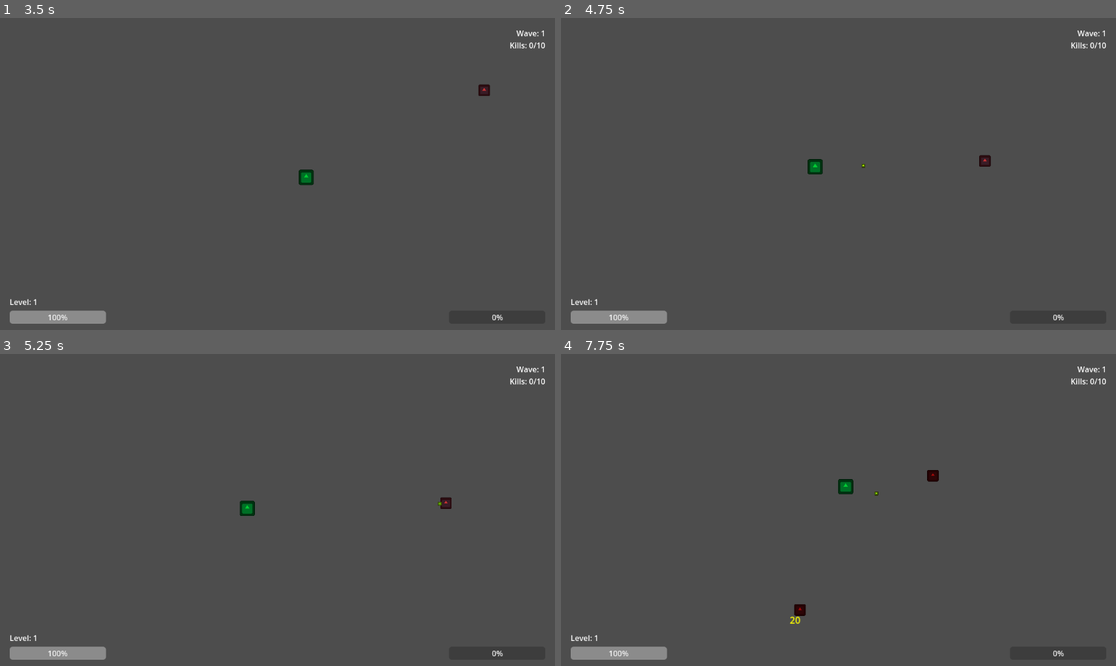
Above: before the commit, frames 1-4 (two rows, left to right).
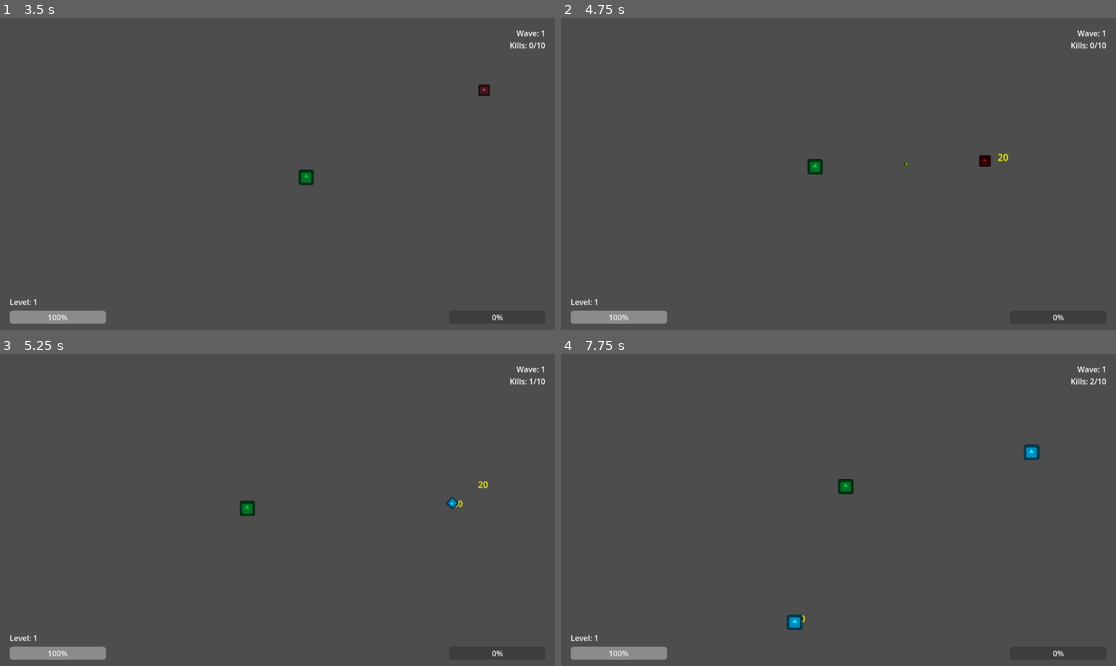
Above: after the commit, the same moments.

Repository: JohnAndante/nospheratus-must-die
Game: Godot game, scene res://scenes/MainMenu.tscn
Same seed, same stepped clock (60 frames per second), same inputs: the game is played once before the commit and once after it. The engine's default icon, where the game draws it, is replaced by a stand-in: a white triangle on a blue panel in a dark square.
Inputs:
- Up to frame 1 (3.5 s): click "Jogar" at 0.5 s; tap Enter (ui_accept) at 1.25, 1.52, 2.27 s; hold D (move_right) 1.28-2.03 s; hold S (move_down) 2.03-2.78 s; hold D (move_right) from 2.78 s (still down)
- Up to frame 2 (4.75 s): release D (move_right) at 3.53 s; hold W (move_up) 3.53-4.28 s; tap Enter (ui_accept) at 3.77, 4.52 s; hold A (move_left) from 4.28 s (still down)
- Up to frame 3 (5.25 s): keep holding A (move_left)
- Up to frame 4 (7.75 s): tap Enter (ui_accept) at 5.27, 6.77, 7.52 s; release A (move_left) at 5.78 s; hold S (move_down) 5.78-6.53 s; hold D (move_right) 6.53-7.28 s; hold W (move_up) from 7.28 s (still down)

Frame 1 is identical in both runs. In frame 2, less than 0.1% of the frame differs, in the area x 54-81%, y 43-49%; in frame 3, 0.2%; in frame 4, 0.5%, in the area x 40-97%, y 8-89%.

Commit message:
#1 - chore: Improved weapons and bullets system

Diff:
--- a/scripts/Bullet.gd
+++ b/scripts/Bullet.gd
@@ -2,12 +2,14 @@
 
 @export var speed = 400.0
 @export var damage = 20
+@export var penetration = 0
 
 var direction = Vector2.RIGHT
+var initial_penetration = 0
 
 func _ready():
 	rotation = direction.angle()
-	pass
+	initial_penetration = penetration
 
 func _physics_process(delta):
 	position += direction * speed * delta
@@ -15,10 +17,20 @@
 # Detecção de colisão
 func _on_body_entered(body):
 	if body.is_in_group("enemies"):
+
 		if body.has_method("take_damage"):
 			body.take_damage(damage)
-		call_deferred("queue_free")
+
+		if penetration > 0:
+			penetration -= 1
+			return
+		else:
+			call_deferred("queue_free")
 
 # Timeout para remover o objeto, referenciado do LifeTimer
 func _on_life_timer_timeout():
 	call_deferred("queue_free")
+
+func set_penetration(value: int):
+	penetration = value
+	initial_penetration = value
--- a/scripts/Player.gd
+++ b/scripts/Player.gd
@@ -20,12 +20,10 @@
 
 var bullet_scene = preload("res://scenes/Bullet.tscn")
 var weapons: Array[WeaponData] = []
-var current_weapon_index = 0
 
 func _ready():
 	health = max_health
 	weapons.append(PistolData.new()) # Começa com pistola
-	weapon_timer.wait_time = weapons[0].fire_rate
 
 	health_changed.emit(health, max_health)
 	level_changed.emit(level)
@@ -34,6 +32,9 @@
 func _physics_process(_delta):
 	handle_input()
 	move_and_slide()
+
+	# Verificar e atirar com cada arma independentemente
+	check_and_shoot_weapons()
 
 func handle_input():
 	var input_vector = Vector2.ZERO
@@ -49,12 +50,8 @@
 
 	velocity = input_vector.normalized() * speed
 
-func _on_weapon_timer_timeout():
-	if weapons.size() > 0:
-		shoot_current_weapon()
-
-func shoot_current_weapon():
-	var weapon = weapons[current_weapon_index]
+func check_and_shoot_weapons():
+	var current_time = Time.get_unix_time_from_system()
 
 	# Encontrar o inimigo mais próximo
 	var closest_enemy = find_closest_enemy()
@@ -63,12 +60,11 @@
 
 	var direction = (closest_enemy.global_position - global_position).normalized()
 
-	weapon.shoot(self, direction, bullet_scene)
-
-	# Trocar para próxima arma se tiver múltiplas
-	current_weapon_index = (current_weapon_index + 1) % weapons.size()
-	if weapons.size() > current_weapon_index:
-		weapon_timer.wait_time = weapons[current_weapon_index].fire_rate
+	# Verificar cada arma de forma independente
+	for weapon in weapons:
+		if weapon.can_shoot(current_time):
+			weapon.shoot(self, direction, bullet_scene)
+			weapon.last_shot_time = current_time
 
 func find_closest_enemy():
 	var enemies = get_tree().get_nodes_in_group("enemies")
@@ -124,7 +120,6 @@
 
 	# Mostrar menu de upgrade
 	show_upgrade_menu.emit()
-
 	print("Level Up! Nível ", level)
 
 func add_weapon(weapon: WeaponData):
--- a/scripts/weapons/LaserData.gd
+++ b/scripts/weapons/LaserData.gd
@@ -3,13 +3,22 @@
 
 func _init():
     name = "Laser"
-    damage = 10
-    fire_rate = 10.5
-    max_level = 5
+    damage = 15
+    fire_rate = 2.0
+    max_level = 10
+    penetration = 0
 
 func apply_upgrade_effects():
-    damage += 10
-    fire_rate = max(0.1, fire_rate - 0.05)
+    match level:
+        2, 6:      # Mais dano
+            damage += 15
+        3, 7:      # Mais penetração
+            penetration += 1
+        4, 8:      # Tiro mais rápido
+            fire_rate = max(0.5, fire_rate - 0.3)
+        5, 9, 10:  # Combo: dano + penetração
+            damage += 10
+            penetration += 1
 
 func shoot(player, direction: Vector2, bullet_scene):
     var bullet = bullet_scene.instantiate()
@@ -17,8 +26,25 @@
     bullet.global_position = player.global_position
     bullet.direction = direction
     bullet.damage = damage
-    bullet.speed = 600 # Laser mais rápido
+    bullet.speed = 600
+    bullet.penetration = penetration
     bullet.modulate = Color.CYAN
 
+    # Atualizar tempo do último tiro
+    last_shot_time = Time.get_unix_time_from_system()
+
 func get_upgrade_description() -> String:
-    return "Dano +10 e disparo mais rápido"
+    match level + 1:
+        2, 6:
+            return "Dano +15"
+        3, 7:
+            return "Penetração +1"
+        4, 8:
+            return "Tiro mais rápido (-0.3s)"
+        5, 9, 10:
+            return "Dano +10 e penetração +1"
+        _:
+            return "Laser melhorado"
+
+func get_available_upgrade_types() -> Array[String]:
+    return ["damage", "penetration", "fire_rate", "combo"]
--- a/scripts/weapons/PistolData.gd
+++ b/scripts/weapons/PistolData.gd
@@ -4,11 +4,19 @@
 func _init():
     name = "Pistol"
     damage = 20
-    fire_rate = 1.0
+    fire_rate = 0.8
     max_level = 5
 
 func apply_upgrade_effects():
-    damage += 10
+    # Alternando de forma não linear entre os upgrades
+    match level:
+        2, 5, 8: # Melhorias de dano
+            damage += 10
+        3, 6, 9: # Melhorias de velocidade de tiro
+            fire_rate = max(0.2, fire_rate - 0.1)
+        4, 7, 10: # Níveis especiais, melhora dano e velocidade (em menor grau)
+            damage += 5
+            fire_rate = max(0.2, fire_rate - 0.05)
 
 func shoot(player, direction: Vector2, bullet_scene):
     var bullet = bullet_scene.instantiate()
@@ -16,6 +24,22 @@
     bullet.global_position = player.global_position
     bullet.direction = direction
     bullet.damage = damage
+    bullet.modulate = Color.YELLOW
+
+    # Atualizar tempo do último tiro
+    last_shot_time = Time.get_unix_time_from_system()
 
 func get_upgrade_description() -> String:
-    return "Aumenta dano +10"
+    # Estudar sobre detalhar esses upgrades ou manter simples
+    match level + 1:
+        2, 5, 8:
+            return "Aumento de dano"
+        3, 6, 9:
+            return "Tiro mais rápido"
+        4, 7, 10:
+            return "Dano +5 e tiro mais rápido"
+        _:
+            return "Pistola melhorada"
+
+func get_available_upgrade_types() -> Array[String]:
+    return ["damage", "fire_rate", "combo"]
--- a/scripts/weapons/ShotgunData.gd
+++ b/scripts/weapons/ShotgunData.gd
@@ -6,23 +6,52 @@
     damage = 15
     fire_rate = 1.5
     max_level = 5
-    projectiles = 3
+    projectiles = 2
 
 func apply_upgrade_effects():
-    damage += 5
-    projectiles += 1
+    match level:
+        2, 6, 10:  # Mais projéteis
+            projectiles += 1
+        3, 7:      # Mais dano
+            damage += 8
+        4, 8:      # Tiro mais rápido
+            fire_rate = max(0.8, fire_rate - 0.2)
+        5, 9:      # Combo: dano + projétil
+            damage += 5
+            projectiles += 1
+
+func get_angle_offset() -> float:
+    # O ângulo de dispersão é aleatório, entre -15 e 15 graus
+    return randf_range(-PI / 12, PI / 12)
 
 func shoot(player, direction: Vector2, bullet_scene):
-    var spread_angle = PI / 6 # 30 graus
+
     for i in projectiles:
         var bullet = bullet_scene.instantiate()
         player.get_parent().add_child(bullet)
         bullet.global_position = player.global_position
 
-        var angle_offset = (i - projectiles / 2.0) * (spread_angle / projectiles)
+        var angle_offset = (i - projectiles / 2.0) * get_angle_offset()
         var rotated_direction = direction.rotated(angle_offset)
         bullet.direction = rotated_direction
         bullet.damage = damage
+        bullet.modulate = Color.ORANGE
+
+    # Atualizar tempo do último tiro
+    last_shot_time = Time.get_unix_time_from_system()
 
 func get_upgrade_description() -> String:
-    return "Mais projéteis +1 e dano +5"
+    match level + 1:
+        2, 6, 10:
+            return "Mais projéteis +1"
+        3, 7:
+            return "Dano +8"
+        4, 8:
+            return "Tiro mais rápido (-0.2s)"
+        5, 9:
+            return "Dano +5 e projéteis +1"
+        _:
+            return "Shotgun melhorada"
+
+func get_available_upgrade_types() -> Array[String]:
+    return ["projectiles", "damage", "fire_rate", "combo"]
--- a/scripts/weapons/WeaponData.gd
+++ b/scripts/weapons/WeaponData.gd
@@ -8,6 +8,9 @@
 @export var max_level: int = 5
 @export var projectiles: int = 1
 @export var speed_multiplier: float = 1.0
+@export var penetration: int = 0
+
+var last_shot_time: float = 0.0
 
 func can_upgrade() -> bool:
 	return level < max_level
@@ -20,8 +23,17 @@
 func apply_upgrade_effects():
 	pass
 
+func can_shoot(current_time: float) -> bool:
+	return current_time - last_shot_time >= fire_rate
+
 func shoot(player, direction: Vector2, bullet_scene):
 	pass
 
 func get_upgrade_description() -> String:
 	return "Melhora a arma" # Texto default
+
+func get_available_upgrade_types() -> Array[String]:
+	return ["damage"]
+
+func apply_specific_upgrade(upgrade_type: String):
+	pass
